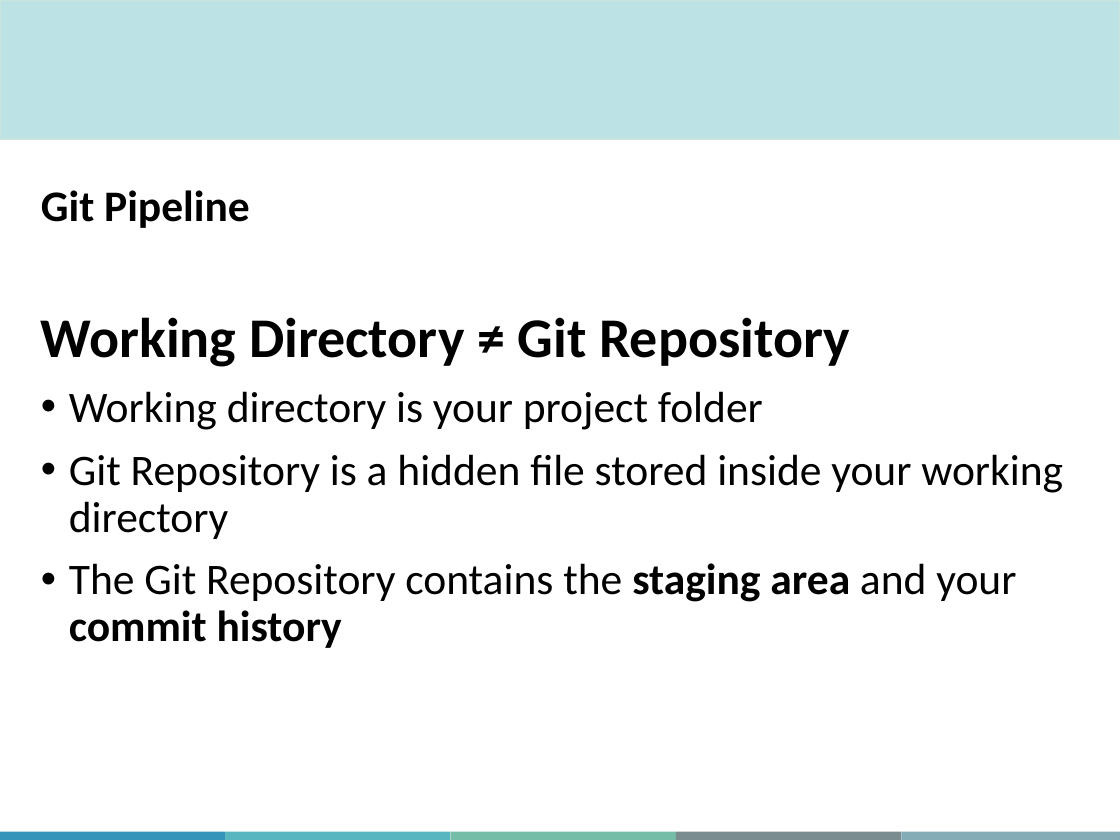
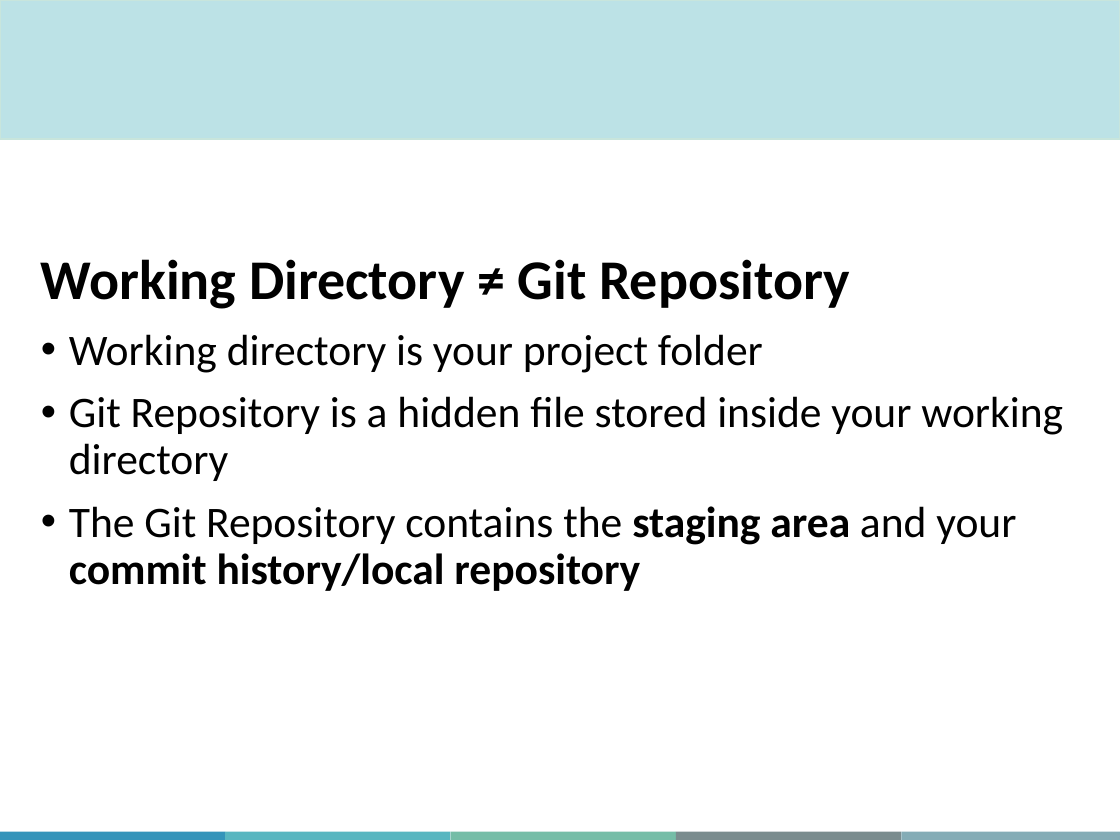
Before and after one commit to aosakwe/MiCM_IntroToGitHub, a slide deck: slide 10 of Slides/MiCM_GitHub_Workshop.pptx (slide 9 before the commit). Drawn at 1120x840 pixels with LibreOffice and Linux fonts; fonts in the diff are those of the drawing; background and template pictures are left out. Boxes give left, top, right and bottom in pixels: in the first picture for what was removed or moved away, otherwise in the second. Text is boxed around its words. In the diff, an @@ line names an element or a change of style, - is before the commit and + after.

```diff
--- a/Slides/MiCM_GitHub_Workshop.pptx
+++ b/Slides/MiCM_GitHub_Workshop.pptx
@@ text at (41, 190, 250, 228): paragraph removed @@
-Git Pipeline
@@ text at (69, 506, 1016, 591): text changed; bold on @@
-• The Git Repository contains the staging area and your commit history
+• The Git Repository contains the staging area and your commit history/local repository
```
Also in this commit, not shown: 16 other slides changed, 15 slides added, 1 slide removed, 2 other files.
